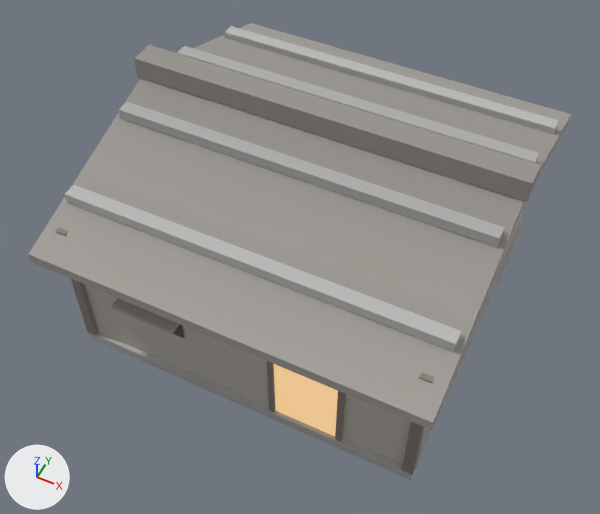
One commit to the glTF model Oxygen/project/Assets/Models/JapaneseCity/JP_Poor_House_B.glb: the scene before it, then after it.
Before and after are seen from a 50 mm camera at (4.26, -6.34, 12.13) aimed at (-0.02, 2.22, 1.43). Lighting does not change. The marker at lower left points along +X, +Y and +Z. The picture after the commit comes second. Vertices at exactly the same position are counted once.

Names of what the first picture shows: 'JP_Poor_House_B'.
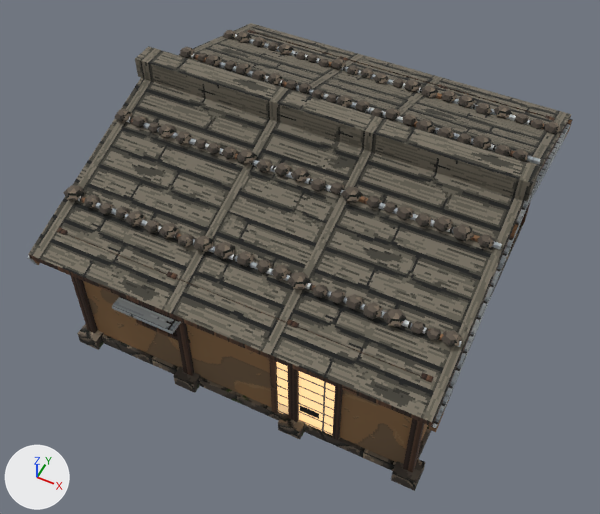
Changed parts and their boxes [x1, y1, x2, y2] in the pictures (600 x 514 px):
'JP_Poor_House_B', reshaped: before [28, 23, 571, 480]; after [27, 23, 573, 491]
part 1 of me_jp_poor_house_b, added (mostly hidden): after [102, 225, 522, 471]
part 2 of me_jp_poor_house_b, added: after [77, 324, 104, 350]
part 3 of me_jp_poor_house_b, added: after [174, 366, 201, 393]
part 4 of me_jp_poor_house_b, added: after [278, 413, 305, 439]
part 5 of me_jp_poor_house_b, added: after [391, 459, 425, 491]
part 6 of me_jp_poor_house_b, cut back: before [28, 26, 571, 480]; after [27, 30, 573, 472]
part 7 of me_jp_poor_house_b, recoloured (darker): [29, 78, 571, 254] in both
part 8 of me_jp_poor_house_b, recoloured: before [84, 202, 526, 465]; after [83, 281, 428, 464]
part 9 of me_jp_poor_house_b, recoloured (darker): [29, 23, 571, 423] in both

Diff of the bpy script that builds the scene:
```diff
--- a/Oxygen/project/Assets/Models/JapaneseCity/JP_Poor_House_B.glb.py
+++ b/Oxygen/project/Assets/Models/JapaneseCity/JP_Poor_House_B.glb.py
@@ mat_jp_roof_plank @@
+mat_jp_roof_plank = bpy.data.materials.new('JP_Roof_Plank')
+# uses the picture img_jp_roof_plank
@@ mat_jp_shoji_patched @@
+mat_jp_shoji_patched = bpy.data.materials.new('JP_Shoji_Patched')
+# colours: beige #ffce90, mixed with the vertex colours
+# uses the picture img_jp_shoji_patched
+# uses the picture img_jp_shoji_patched_emi
@@ mat_jp_wood_weathered @@
+mat_jp_wood_weathered = bpy.data.materials.new('JP_Wood_Weathered')
+# uses the picture img_jp_wood_weathered
@@ mat_jp_mat_opening @@
+mat_jp_mat_opening = bpy.data.materials.new('JP_Mat_Opening')
+# uses the picture img_jp_mat_opening
@@ mat_jp_stone_rough @@
+mat_jp_stone_rough = bpy.data.materials.new('JP_Stone_Rough')
+# uses the picture img_jp_stone_rough
@@ mat_jp_wall_mudstraw @@
+mat_jp_wall_mudstraw = bpy.data.materials.new('JP_Wall_MudStraw')
+# uses the picture img_jp_wall_mudstraw
@@ mat_jp_wood_cedardark @@
+mat_jp_wood_cedardark = bpy.data.materials.new('JP_Wood_CedarDark')
+# uses the picture img_jp_wood_cedardark
@@ me_jp_poor_house_b @@
-me_jp_poor_house_b.from_pydata(...)  # 126 vertices, 192 faces; spans x -3.35..3.35, y -0.55..6.55, z 0.0..4.09
-me_jp_poor_house_b.materials.append(mat_jp_gb_stone)
-me_jp_poor_house_b.materials.append(mat_jp_gb_glow)
-me_jp_poor_house_b.materials.append(mat_jp_gb_wood)
-me_jp_poor_house_b.materials.append(mat_jp_gb_opening)
+me_jp_poor_house_b.from_pydata(...)  # 1978 vertices, 3458 faces; spans x -3.35..3.35, y -0.55..6.55, z 0.0..4.07
+# me_jp_poor_house_b part 1: a new loose piece, a box spanning x -3.06..3.06, y -0.06..6.06, z 0.0..0.2, in mat_jp_stone_rough
+# me_jp_poor_house_b part 2: a new loose piece, a box spanning x -3.2..-2.8, y -0.22..0.18, z 0.0..0.25, in mat_jp_stone_rough
+# me_jp_poor_house_b part 3: a new loose piece, a box spanning x -1.2..-0.8, y -0.22..0.18, z 0.0..0.25, in mat_jp_stone_rough
+# me_jp_poor_house_b part 4: a new loose piece, a box spanning x 0.8..1.2, y -0.22..0.18, z 0.0..0.25, in mat_jp_stone_rough
+# me_jp_poor_house_b part 5: a new loose piece, a box spanning x 2.8..3.2, y -0.22..0.18, z 0.0..0.25, in mat_jp_stone_rough
+# me_jp_poor_house_b part 6: 102 vertices removed from x -3.35..3.35, y -0.55..6.55, z 0.0..4.09; 1914 vertices added at x -3.35..3.35, y -0.55..6.55, z 0.2..4.07
+# me_jp_poor_house_b part 7: 2 kept faces spanning x -3.3..3.3, y -0.55..6.55, z 2.62..3.77 get new vertex colours; the middle colour goes from white #f3f3f3 to white #f4f4f4
+# me_jp_poor_house_b part 8: 12 faces spanning x -3.0..3.0, y 0.0..6.0, z 0.2..3.77 switch from mat_jp_gb_wallc to mat_jp_wall_mudstraw
+# me_jp_poor_house_b part 9: 4 faces spanning x -3.3..3.3, y -0.55..6.55, z 2.62..3.77 switch from mat_jp_gb_roofc to mat_jp_roof_plank
+me_jp_poor_house_b.materials.append(mat_jp_stone_rough)
+me_jp_poor_house_b.materials.append(mat_jp_shoji_patched)
+me_jp_poor_house_b.materials.append(mat_jp_wood_cedardark)
+me_jp_poor_house_b.materials.append(mat_jp_mat_opening)
+me_jp_poor_house_b.materials.append(mat_jp_wood_weathered)
```
